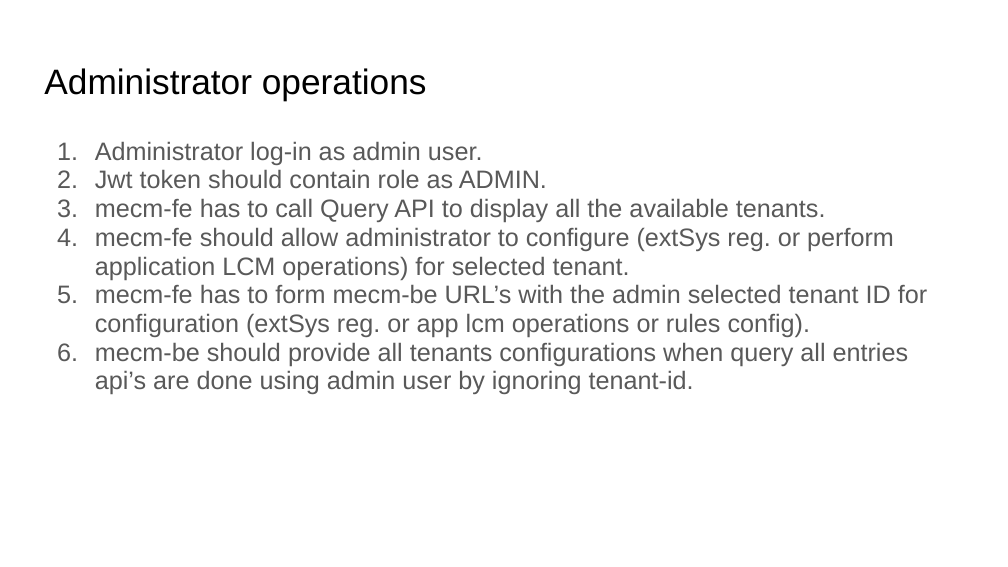
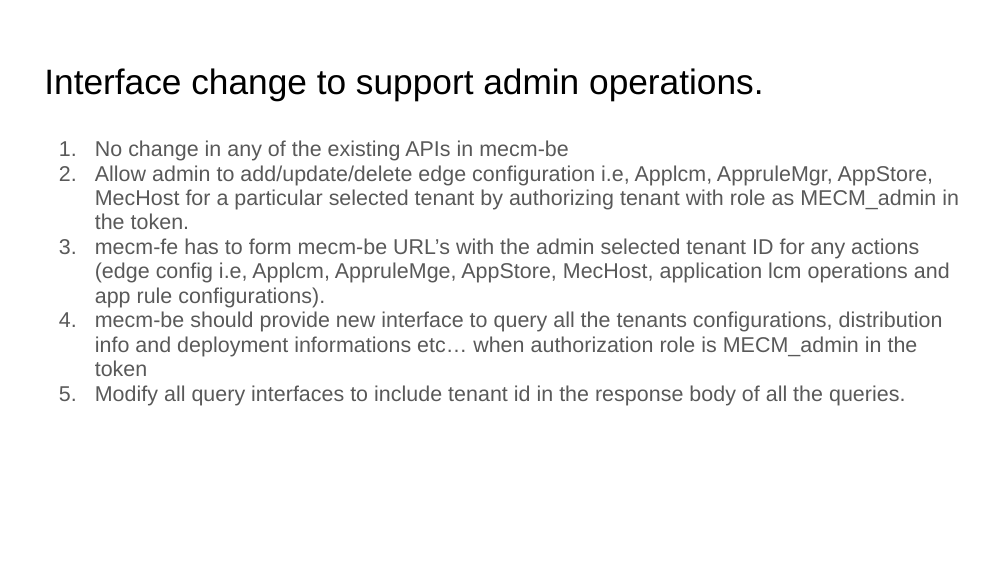
Before and after one commit to EdgeGallery/community, a slide deck: slide 8 of MECM PT/Release V1.1/MECM admin role support.pptx (slide 3 before the commit). Drawn at 1008x567 pixels with LibreOffice and Linux fonts; fonts in the diff are those of the drawing. Boxes give left, top, right and bottom in pixels: in the first picture for what was removed or moved away, otherwise in the second. Text is boxed around its words. In the diff, an @@ line names an element or a change of style, - is before the commit and + after.

Commit message:
mecm admin role support

```diff
--- a/MECM PT/Release V1.1/MECM admin role support.pptx
+++ b/MECM PT/Release V1.1/MECM admin role support.pptx
@@ title at box(44, 68, 763, 100): text changed @@
-Administrator operations
+Interface change to support admin operations.
@@ text at box(95, 140, 959, 406): text changed; size 18 to 15.3 pt @@
-1. Administrator log-in as admin user.
-2. Jwt token should contain role as ADMIN.
-3. mecm-fe has to call Query API to display all the available tenants.
-4. mecm-fe should allow administrator to configure (extSys reg. or perform application LCM operations) for selected tenant.
-5. mecm-fe has to form mecm-be URL’s with the admin selected tenant ID for configuration (extSys reg. or app lcm operations or rules config).
-6. mecm-be should provide all tenants configurations when query all entries api’s are done using admin user by ignoring tenant-id.
+1. No change in any of the existing APIs in mecm-be
+2. Allow admin to add/update/delete edge configuration i.e, Applcm, AppruleMgr, AppStore, MecHost for a particular selected tenant by authorizing tenant with role as MECM_admin in the token.
+3. mecm-fe has to form mecm-be URL’s with the admin selected tenant ID for any actions (edge config i.e, Applcm, AppruleMge, AppStore, MecHost, application lcm operations and app rule configurations).
+4. mecm-be should provide new interface to query all the tenants configurations, distribution info and deployment informations etc… when authorization role is MECM_admin in the token
+5. Modify all query interfaces to include tenant id in the response body of all the queries.
```
Also in this commit, not shown: 1 other slide changed, 11 slides added, 1 slide removed.
